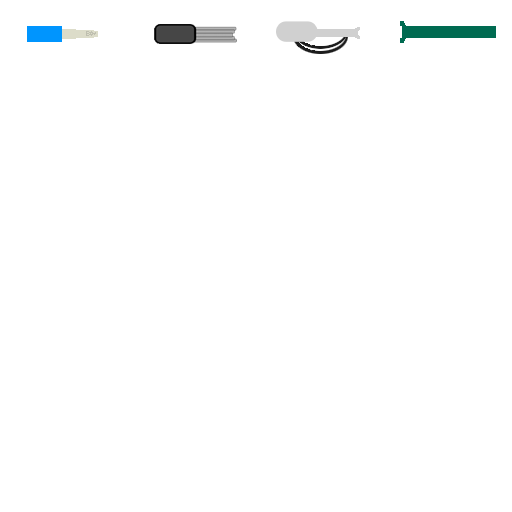
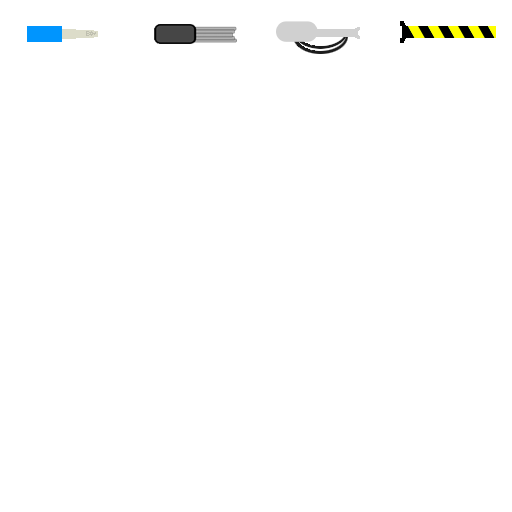
Layer changes from the first w=512, h=512 image to the second:
painted on "Body" (1st of 2, in "Stinger") over [400, 21, 496, 43]
